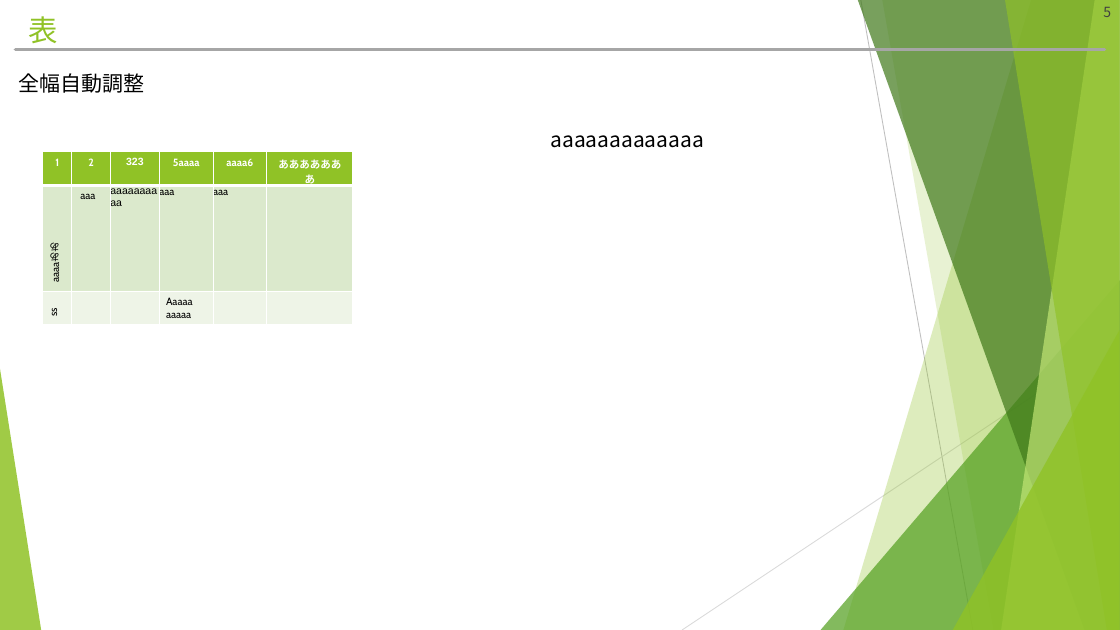
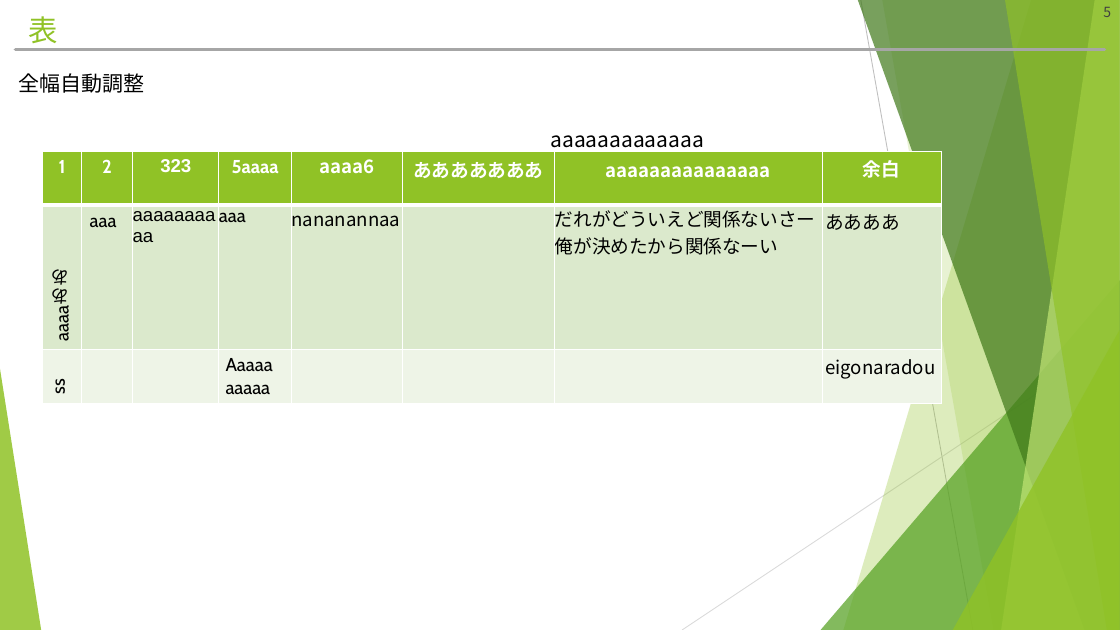
Before and after one commit to hitsuji-ga-u/pawapo, a slide deck: slide 5 of slide/customUI_debug.pptm. Drawn at 1120x630 pixels with LibreOffice and Linux fonts; fonts in the diff are those of the drawing. Boxes give left, top, right and bottom in pixels: in the first picture for what was removed or moved away, otherwise in the second. Text is boxed around its words. In the diff, an @@ line names an element or a change of style, - is before the commit and + after.

```diff
--- a/slide/customUI_debug.pptm
+++ b/slide/customUI_debug.pptm
@@ table at <box>43,152,942,403</box> @@
-column 5, row 2: aaa
+column 5, row 2: nananannaa
+column 7: aaaaaaaaaaaaaaa | だれがどういえど関係ないさー / 俺が決めたから関係なーい | 
+column 8: 余白 | ああああ | eigonaradou
@@ table: place and size @@
-table at <box>43,152,354,325</box>
+table at <box>43,152,942,403</box>
```
Also in this commit, not shown: 4 other slides changed, 4 other files.
